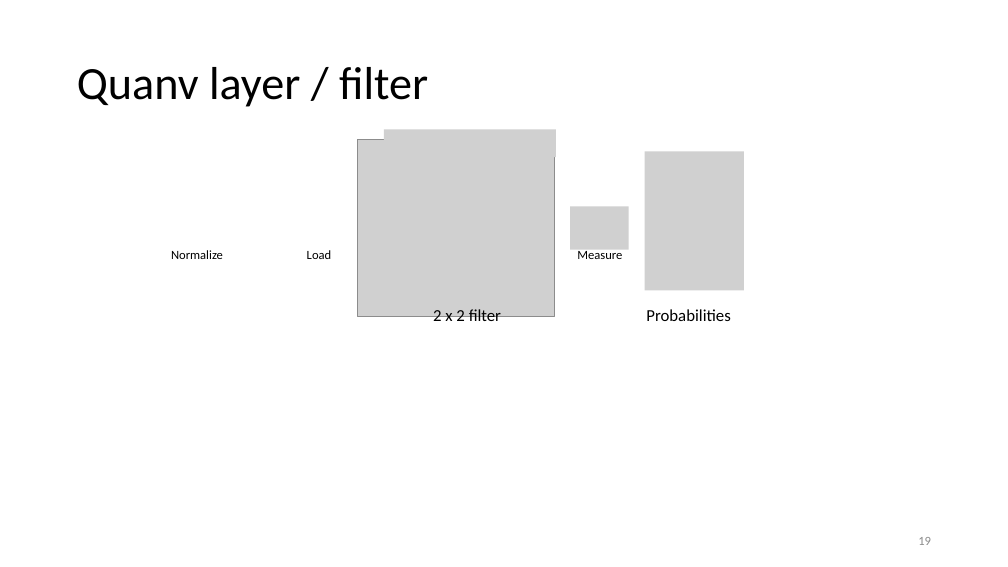
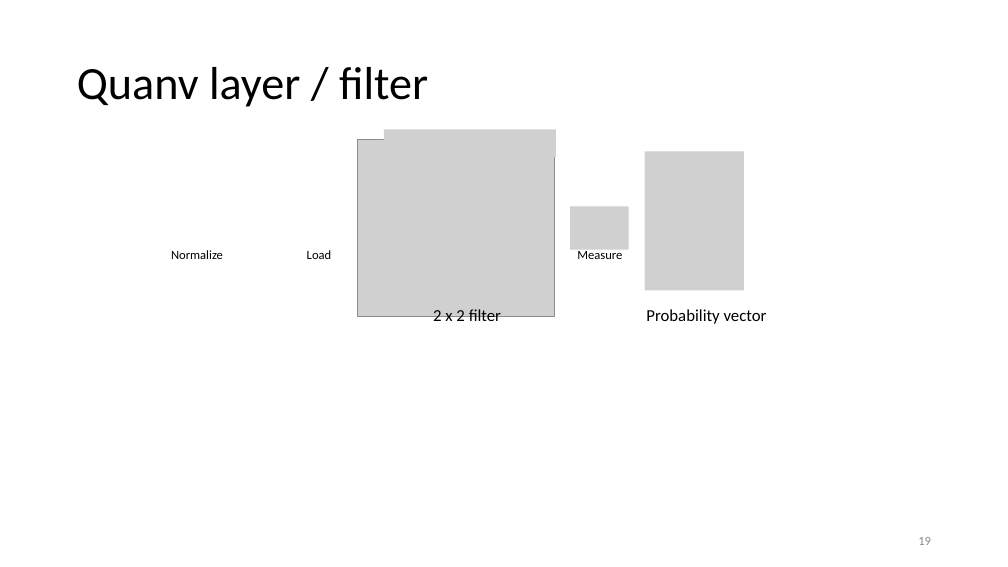
Before and after one commit to vutuanhai237/DynamicQNN, a slide deck: slide 19 of thesis/Quanvolutional neural network.pptx. Drawn at 1008x567 pixels with LibreOffice and Linux fonts; fonts in the diff are those of the drawing; grey boxes stand for pictures. Boxes give left, top, right and bottom in pixels: in the first picture for what was removed or moved away, otherwise in the second. Text is boxed around its words. In the diff, an @@ line names an element or a change of style, - is before the commit and + after.

```diff
--- a/thesis/Quanvolutional neural network.pptx
+++ b/thesis/Quanvolutional neural network.pptx
@@ text at box(646, 309, 767, 324): text changed @@
-Probabilities
+Probability vector
```
Also in this commit, not shown: 6 other slides changed, 4 slides added, 17 other files.
